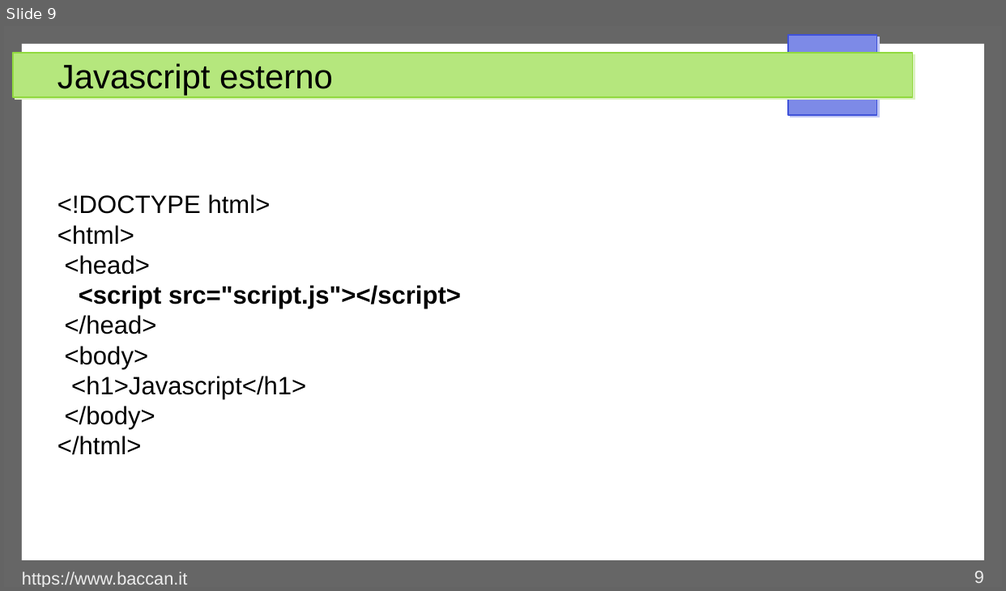
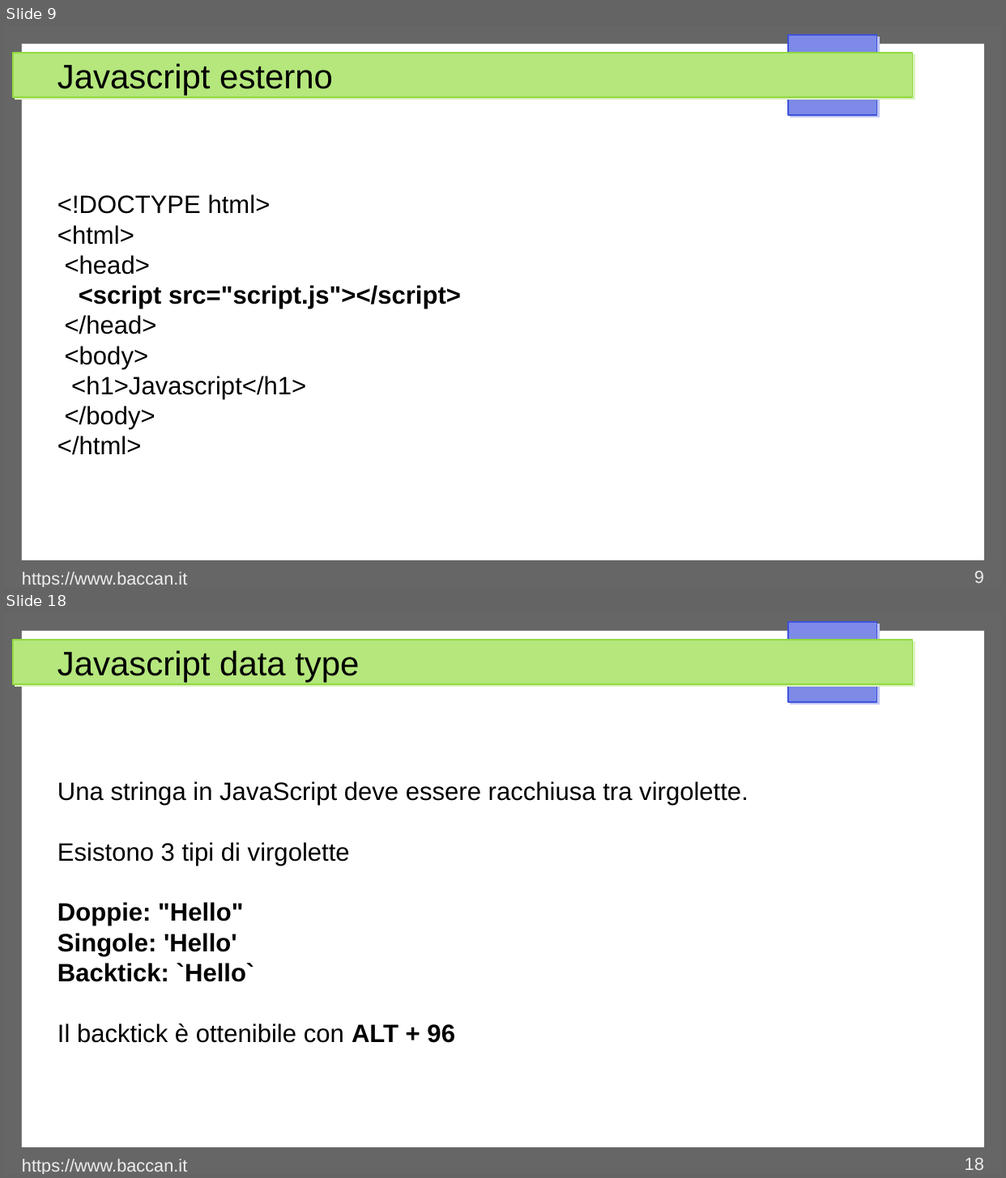
Before and after one commit to matteobaccan/CorsoJavascript, a slide deck: Chapter_Javascript.odp. Shown one above the other, each under a label of ours: slide 9 before the commit, slides 9 and 18 after it; the slides between them are not shown. The pictures are 1006x591 and 1006x1178 pixels, drawn with LibreOffice and Linux fonts; fonts in the diff are those of the drawing. Boxes give left, top, right and bottom in pixels: in the first picture for what was removed or moved away, otherwise in the second. Text is boxed around its words. In the diff, an @@ line names an element or a change of style, - is before the commit and + after.

```diff
--- a/Chapter_Javascript.odp
+++ b/Chapter_Javascript.odp
@@ slide 18 added at (4, 613, 1002, 1174), background #FFFFFF; not listed: 4 template elements that a slide beside it also shows @@
@@ title added at (57, 650, 359, 682), 27 pt, text #000000 @@
+Javascript data type
@@ text added at (57, 781, 748, 1043), 20 pt, text #000000 @@
+Una stringa in JavaScript deve essere racchiusa tra virgolette.
+Esistono 3 tipi di virgolette
+Doppie: "Hello"
+Singole: 'Hello'
+Backtick: `Hello`
+Il backtick è ottenibile con ALT + 96
@@ text added at (22, 1159, 187, 1174), 14 pt, text #EEEEEE @@
+https://www.baccan.it
@@ page number added at (965, 1158, 984, 1170), 14 pt, text #EEEEEE @@
+18
```
Also in this commit, not shown: 2 slides changed, 9 other slides added, 4 other files.
